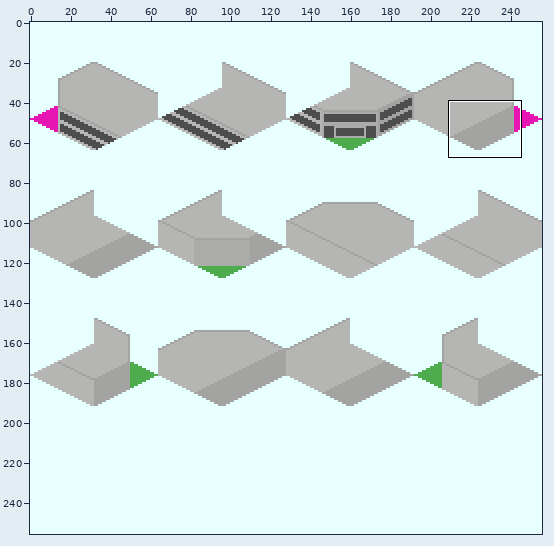
File history of a sprite sheet, source/png/Simple_Station_MainStation-1.png. Above: a wide view before the commit, with the close-up outlined.
Close-up. As it was:
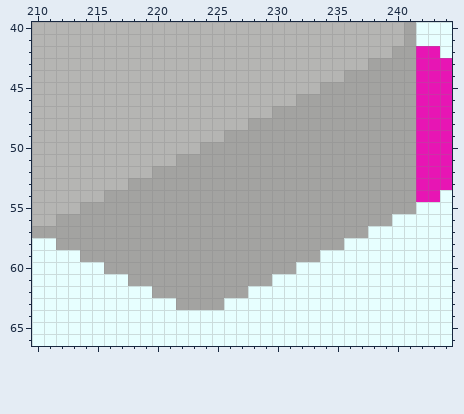
The file is 256x256 pixels. Colours within 5 levels of each other are drawn and written as one. Shown: x 210..244, y 40..66. The commit also changed other parts of the picture, which this record leaves out.
Once edited:
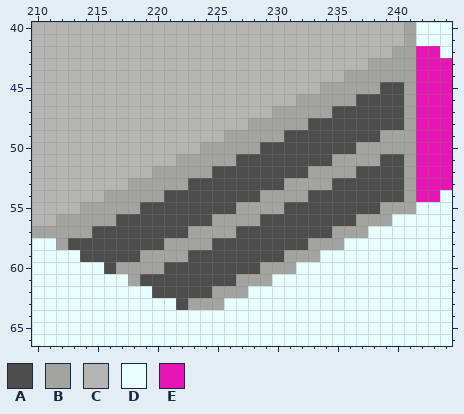
Palette (. is transparent): A #4d4d4d  B #a3a3a1  C #b5b5b3  D #e7ffff  E #e715b4
Change:
@@ x 210..244 @@
 44 CCCCCCCCCCCCCCCCCCCCCCCCCCBBBBBBEEE
-45 CCCCCCCCCCCCCCCCCCCCCCCCBBBBBBBBEEE
-46 CCCCCCCCCCCCCCCCCCCCCCBBBBBBBBBBEEE
-47 CCCCCCCCCCCCCCCCCCCCBBBBBBBBBBBBEEE
-48 CCCCCCCCCCCCCCCCCCBBBBBBBBBBBBBBEEE
-49 CCCCCCCCCCCCCCCCBBBBBBBBBBBBBBBBEEE
-50 CCCCCCCCCCCCCCBBBBBBBBBBBBBBBBBBEEE
-51 CCCCCCCCCCCCBBBBBBBBBBBBBBBBBBBBEEE
-52 CCCCCCCCCCBBBBBBBBBBBBBBBBBBBBBBEEE
-53 CCCCCCCCBBBBBBBBBBBBBBBBBBBBBBBBEEE
-54 CCCCCCBBBBBBBBBBBBBBBBBBBBBBBBBBEED
-55 CCCCBBBBBBBBBBBBBBBBBBBBBBBBBBBBDDD
-56 CCBBBBBBBBBBBBBBBBBBBBBBBBBBBBDDDDD
-57 BBBBBBBBBBBBBBBBBBBBBBBBBBBBDDDDDDD
-58 DDBBBBBBBBBBBBBBBBBBBBBBBBDDDDDDDDD
-59 DDDDBBBBBBBBBBBBBBBBBBBBDDDDDDDDDDD
-60 DDDDDDBBBBBBBBBBBBBBBBDDDDDDDDDDDDD
-61 DDDDDDDDBBBBBBBBBBBBDDDDDDDDDDDDDDD
-62 DDDDDDDDDDBBBBBBBBDDDDDDDDDDDDDDDDD
-63 DDDDDDDDDDDDBBBBDDDDDDDDDDDDDDDDDDD
+45 CCCCCCCCCCCCCCCCCCCCCCCCBBBBBAABEEE
+46 CCCCCCCCCCCCCCCCCCCCCCBBBBBAAAABEEE
+47 CCCCCCCCCCCCCCCCCCCCBBBBBAAAAAABEEE
+48 CCCCCCCCCCCCCCCCCCBBBBBAAAAAAAABEEE
+49 CCCCCCCCCCCCCCCCBBBBBAAAAAAAABBBEEE
+50 CCCCCCCCCCCCCCBBBBBAAAAAAAABBBBBEEE
+51 CCCCCCCCCCCCBBBBBAAAAAAAABBBBAABEEE
+52 CCCCCCCCCCBBBBBAAAAAAAABBBBAAAABEEE
+53 CCCCCCCCBBBBBAAAAAAAABBBBAAAAAABEEE
+54 CCCCCCBBBBBAAAAAAAABBBBAAAAAAAABEED
+55 CCCCBBBBBAAAAAAAABBBBAAAAAAAABBBDDD
+56 CCBBBBBAAAAAAAABBBBAAAAAAAABBBDDDDD
+57 BBBBBAAAAAAAABBBBAAAAAAAABBBDDDDDDD
+58 DDBAAAAAAAABBBBAAAAAAAABBBDDDDDDDDD
+59 DDDDAAAAABBBBAAAAAAAABBBDDDDDDDDDDD
+60 DDDDDDABBBBAAAAAAAABBBDDDDDDDDDDDDD
+61 DDDDDDDDBAAAAAAAABBBDDDDDDDDDDDDDDD
+62 DDDDDDDDDDAAAAABBBDDDDDDDDDDDDDDDDD
+63 DDDDDDDDDDDDABBBDDDDDDDDDDDDDDDDDDD
 64 DDDDDDDDDDDDDDDDDDDDDDDDDDDDDDDDDDD
Changed places in both close-ups, as pixel boxes (x1, y1, x2, y2):
changed: (68, 82, 404, 310)
